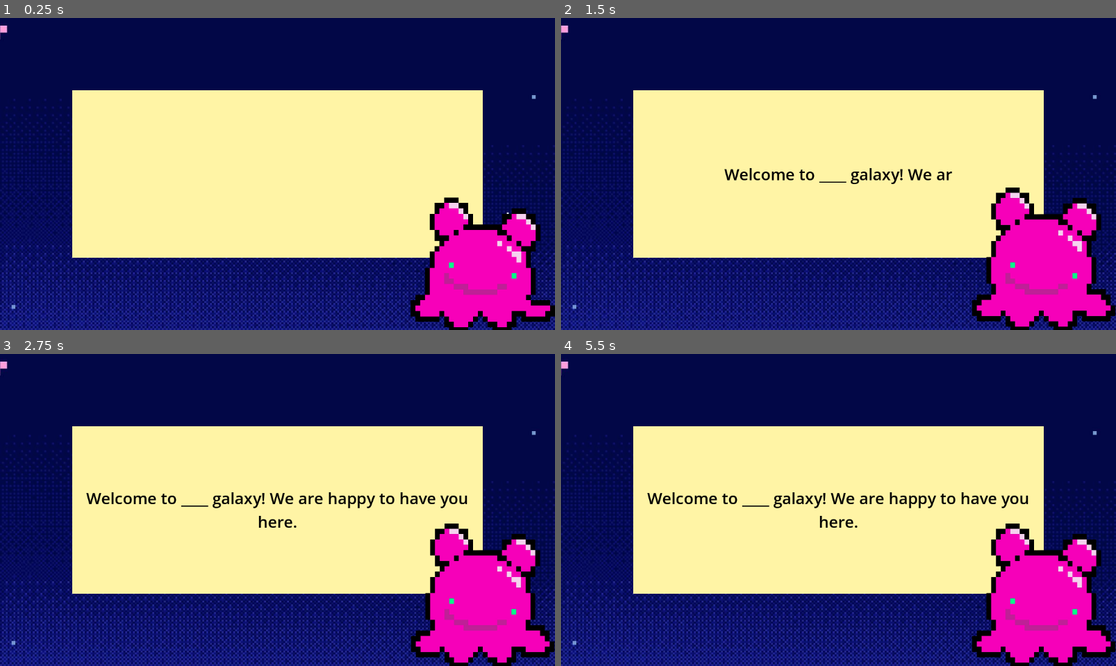
Above: before the commit, frames 1-4 (two rows, left to right).
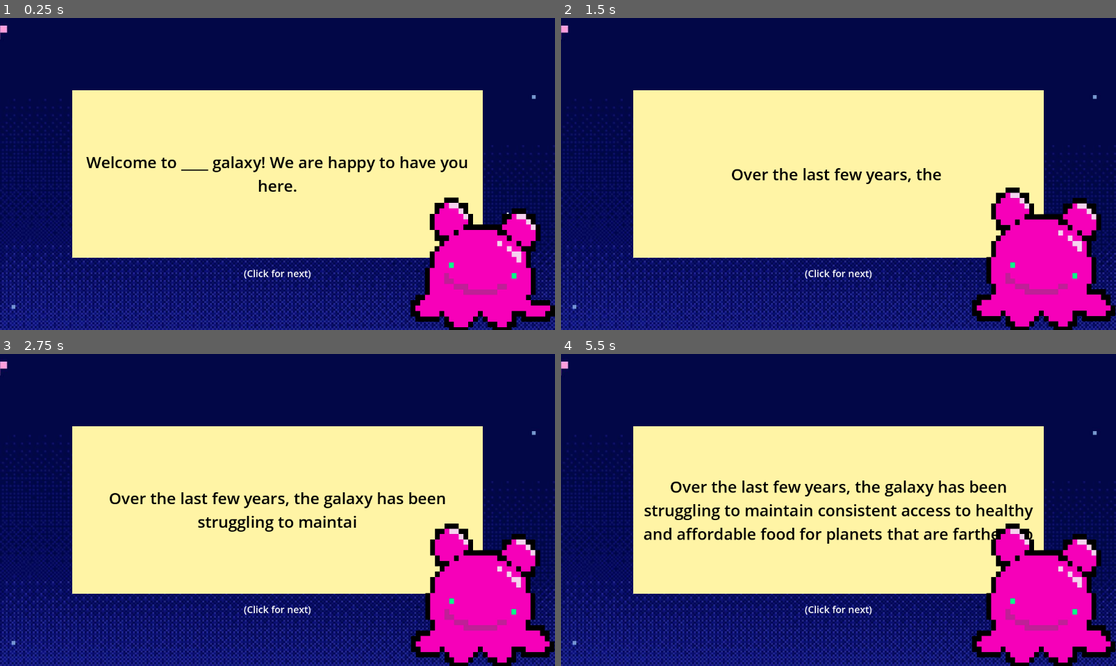
Above: after the commit, the same moments.

Repository: asiderys/ROOT16-Game-Jam
Game: Godot game, scene res://cutscene.tscn
Same seed, same stepped clock (60 frames per second), same inputs: the game is played once before the commit and once after it. This scene is started directly instead of the project's main scene.
Inputs (mouse positions are in pixels of both pictures, inside the frame that each line leads up to):
- Up to frame 1 (0.25 s): no input
- Up to frame 2 (1.5 s): click (838, 174) at 0.5 s; click (838, 174) at 1.25 s
- Up to frame 3 (2.75 s): click (277, 510) at 2 s
- Up to frame 4 (5.5 s): no input

The runs differ from the first frame. In frame 1, 1.3% of the frame differs, in the area x 15-85%, y 44-84%; in frame 2, 1.0%; in frame 3, 2.1%; in frame 4, 4.6%, in the area x 14-86%, y 40-84%.

Commit message:
Completed merge

Diff:
--- a/cutscene.gd
+++ b/cutscene.gd
@@ -6,7 +6,7 @@
 	"A new strategy of focusing on community engagement and developing customer relationships through buy-in has been devised.",
 	"You have hired on as the manager of a mobile community food store to put these strategies into action."
 ]
-var cur_slide = -1
+var cur_slide = 0
 var walk_time = 3
 var clickable = true
 enum side {
@@ -18,13 +18,15 @@
 	var x_size = get_viewport().get_visible_rect().size.x
 	$AnimationPlayer/Guide.position.x =  x_size  - 150
 	$AnimationPlayer/Guide.position.y = get_viewport().get_visible_rect().size.y
-	$SpeachBubble/InfoLbl.text = ""
+	$SpeachBubble/InfoLbl.text = slides[cur_slide]
 	$AnimationPlayer/Guide.play()
 
 func next_slide() -> void:
 	if clickable == false:
 		return
 	clickable = false
+	if cur_slide > (len(slides) - 2):
+		get_tree().change_scene_to_file("res://character_selection/character_selection.tscn")
 	if (cur_slide + 2) % walk_time == 0:
 		if guide_pos == side.RIGHT:
 			$AnimationPlayer.play("WalkLeft")
@@ -40,6 +42,6 @@
 	var letter = 0
 	while letter < len(slides[cur_slide]):
 		$SpeachBubble/InfoLbl.text += slides[cur_slide][letter]
-		await get_tree().create_timer(0.03).timeout
+		await get_tree().create_timer(0.02).timeout
 		letter += 1
 	clickable = true
--- a/cutscene.tscn
+++ b/cutscene.tscn
@@ -157,4 +157,19 @@
 [node name="AlienVoice" type="AudioStreamPlayer2D" parent="." unique_id=3281925]
 script = ExtResource("5_u4yv4")
 
+[node name="Label" type="Label" parent="." unique_id=625727536]
+layout_mode = 1
+anchors_preset = 12
+anchor_top = 1.0
+anchor_right = 1.0
+anchor_bottom = 1.0
+offset_top = -127.0
+offset_bottom = -104.0
+grow_horizontal = 2
+grow_vertical = 0
+theme_override_font_sizes/font_size = 20
+text = "(Click for next)"
+horizontal_alignment = 1
+vertical_alignment = 1
+
 [connection signal="pressed" from="NextBtn" to="." method="next_slide"]
--- a/project.godot
+++ b/project.godot
@@ -11,13 +11,17 @@
 [application]
 
 config/name="ROOT16"
-run/main_scene="uid://dtxngu4u3aui3"
+run/main_scene="uid://3bbqamc6efey"
 config/features=PackedStringArray("4.6", "Forward Plus")
 config/icon="res://icon.svg"
 
 [autoload]
 
 global="*uid://chhpjy5m4c1s4"
+
+[display]
+
+window/size/mode=4
 
 [physics]
 
--- a/startScreen.tscn
+++ b/startScreen.tscn
@@ -1,8 +1,9 @@
-[gd_scene format=3 uid="uid://bx0nevi6cpjc2"]
+[gd_scene format=3 uid="uid://3bbqamc6efey"]
 
-[ext_resource type="Texture2D" path="res://START PAGE Background (1).jpg" id="1_ev681"]
-[ext_resource type="Texture2D" path="res://START PAGE Title Text.png" id="2_w8rx1"]
-[ext_resource type="Texture2D" path="res://START PAGE Play Button.png" id="3_gxmh3"]
+[ext_resource type="Texture2D" uid="uid://buw0m46g06o8b" path="res://START PAGE Background (1).jpg" id="1_ev681"]
+[ext_resource type="Script" uid="uid://4bnicmn313su" path="res://start_screen.gd" id="1_w8rx1"]
+[ext_resource type="Texture2D" uid="uid://i0fcu4bs5gy1" path="res://START PAGE Title Text.png" id="2_w8rx1"]
+[ext_resource type="Texture2D" uid="uid://qubon4b06i8v" path="res://START PAGE Play Button.png" id="3_gxmh3"]
 
 [node name="Control" type="Control" unique_id=1747520824]
 layout_mode = 3
@@ -11,6 +12,7 @@
 anchor_bottom = 1.0
 grow_horizontal = 2
 grow_vertical = 2
+script = ExtResource("1_w8rx1")
 
 [node name="background" type="TextureRect" parent="." unique_id=1100681548]
 layout_mode = 1
@@ -61,3 +63,5 @@
 texture_pressed = ExtResource("3_gxmh3")
 ignore_texture_size = true
 stretch_mode = 4
+
+[connection signal="pressed" from="play-button" to="." method="_on_playbutton_pressed"]
--- a/start_screen.gd
+++ b/start_screen.gd
@@ -1,15 +1,4 @@
 extends Control
 
-
-# Called when the node enters the scene tree for the first time.
-func _ready() -> void:
-	pass # Replace with function body.
-
-
-# Called every frame. 'delta' is the elapsed time since the previous frame.
-func _process(delta: float) -> void:
-	pass
-
-
 func _on_playbutton_pressed() -> void:
-	get_tree().change_scene_to_file("res://something_else.tscn")
+	get_tree().change_scene_to_file("res://cutscene.tscn")
Not shown: 1 places in cutscene.tscn that only renumber resources
